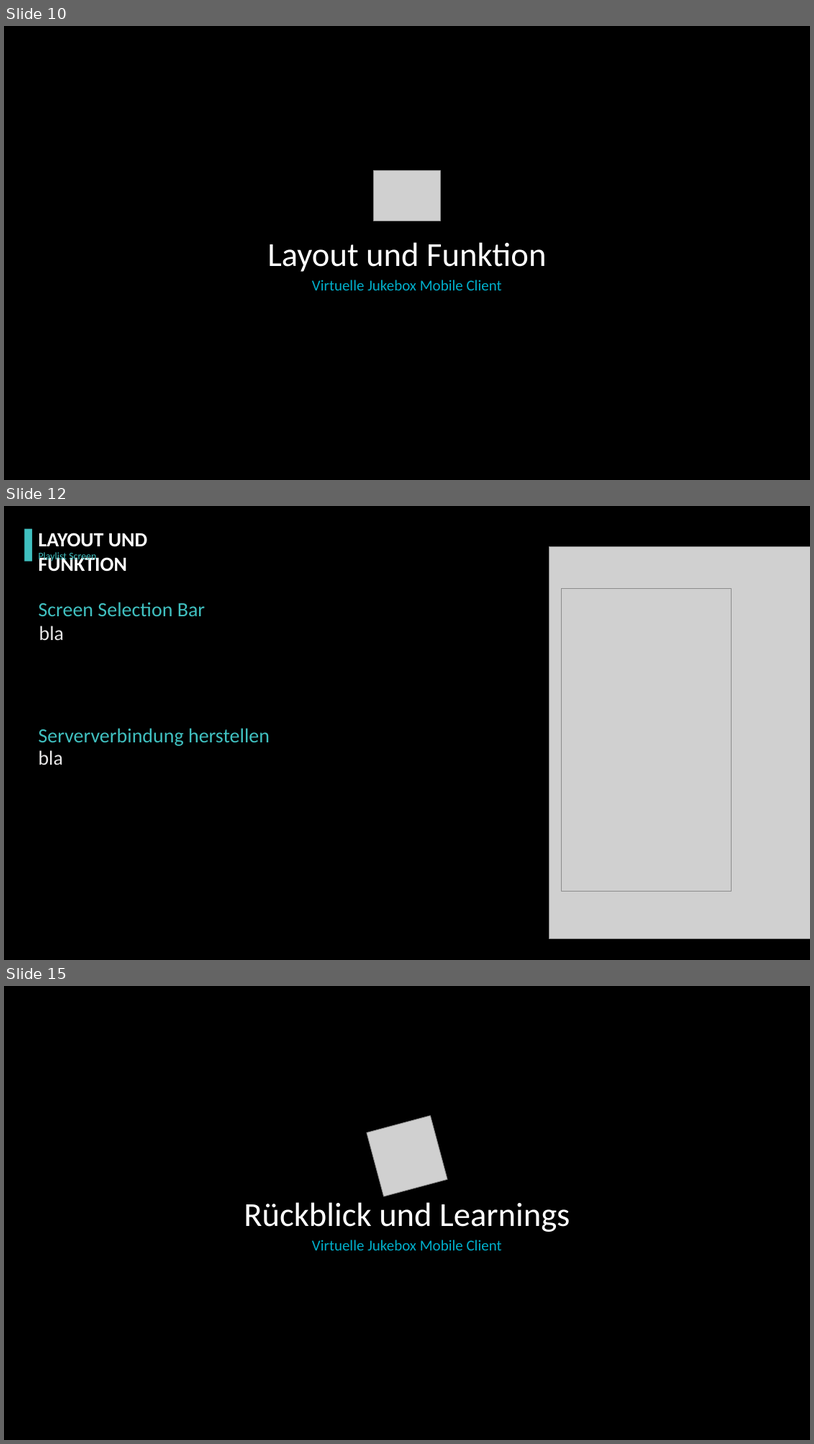
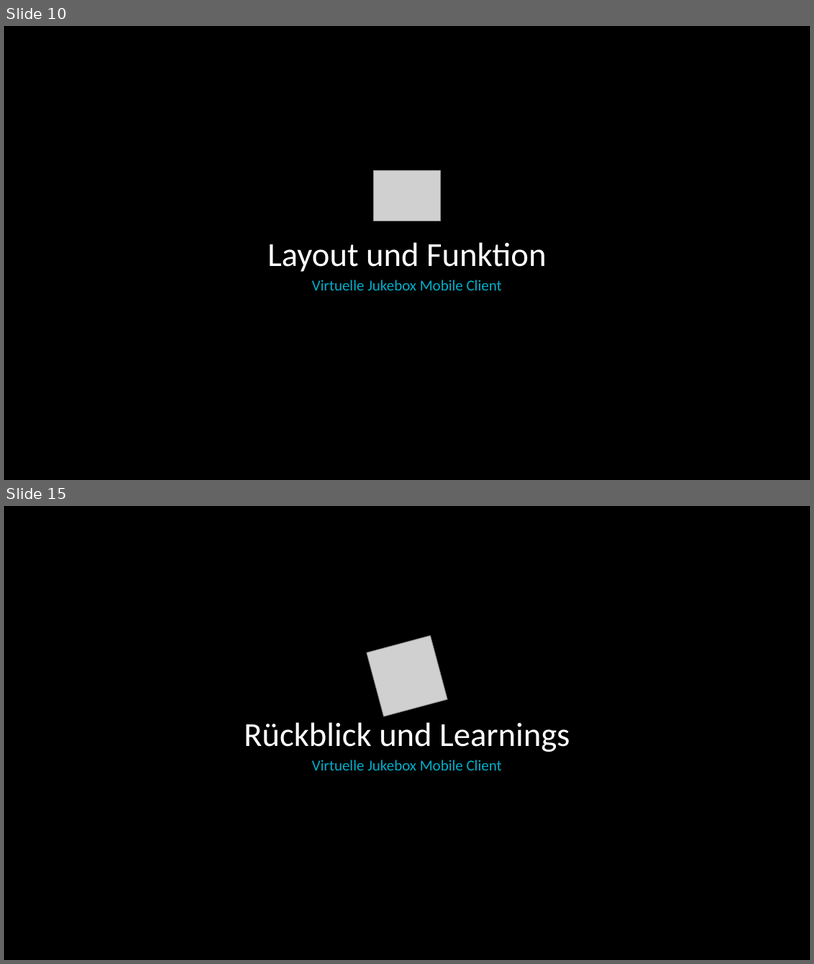
Before and after one commit to pagdot/Jukebox-App, a slide deck: doc/Mobile/Präsentation/Präsentation.pptx. Shown one above the other, each under a label of ours: slides 10, 12 and 15 before the commit, slides 10 and 15 after it; the slides between them are not shown. The pictures are 814x1444 and 814x964 pixels, drawn with LibreOffice and Linux fonts; fonts in the diff are those of the drawing; grey boxes stand for pictures; background and template pictures are left out. Boxes give left, top, right and bottom in pixels: in the first picture for what was removed or moved away, otherwise in the second. Text is boxed around its words. In the diff, an @@ line names an element or a change of style, - is before the commit and + after.

```diff
--- a/doc/Mobile/Präsentation/Präsentation.pptx
+++ b/doc/Mobile/Präsentation/Präsentation.pptx
@@ slide 12 removed at [4, 506, 810, 960], background picture (left out) @@
@@ rectangle removed at [25, 529, 32, 561] @@
@@ text removed at [39, 533, 147, 572] @@
-LAYOUT UND FUNKTION
@@ picture removed at [550, 546, 810, 939] @@
@@ text removed at [39, 552, 96, 562] @@
-Playlist Screen
@@ picture removed at [562, 589, 732, 891] @@
@@ text removed at [39, 602, 205, 616] @@
-Screen Selection Bar
@@ text removed at [39, 626, 64, 640] @@
-bla
@@ text removed at [39, 728, 270, 746] @@
-Serververbindung herstellen
@@ text removed at [39, 750, 64, 764] @@
-bla
```
Also in this commit, not shown: 6 slides changed, 3 slides added, 1 other slide removed, 1 other file.
